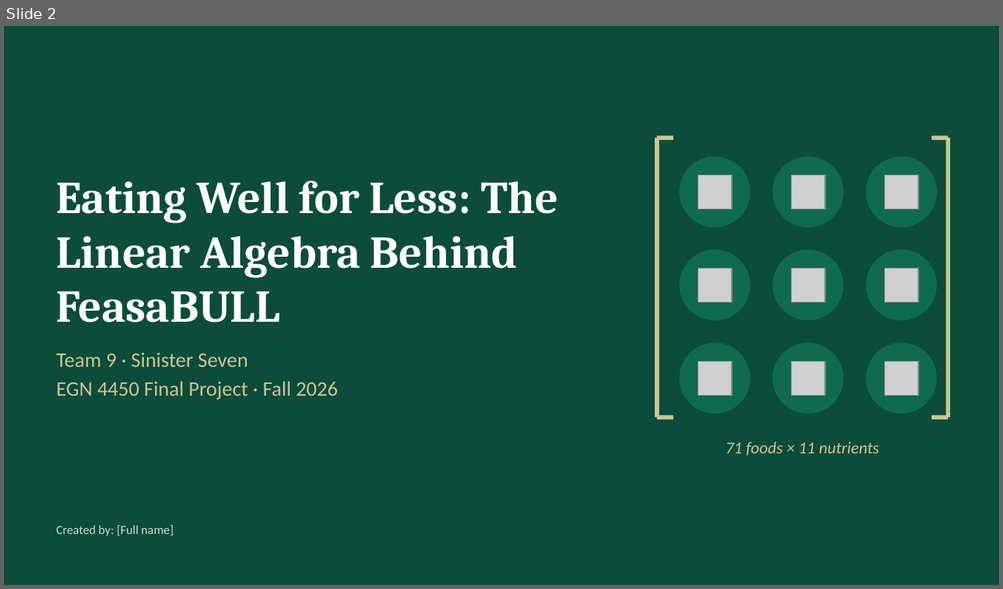
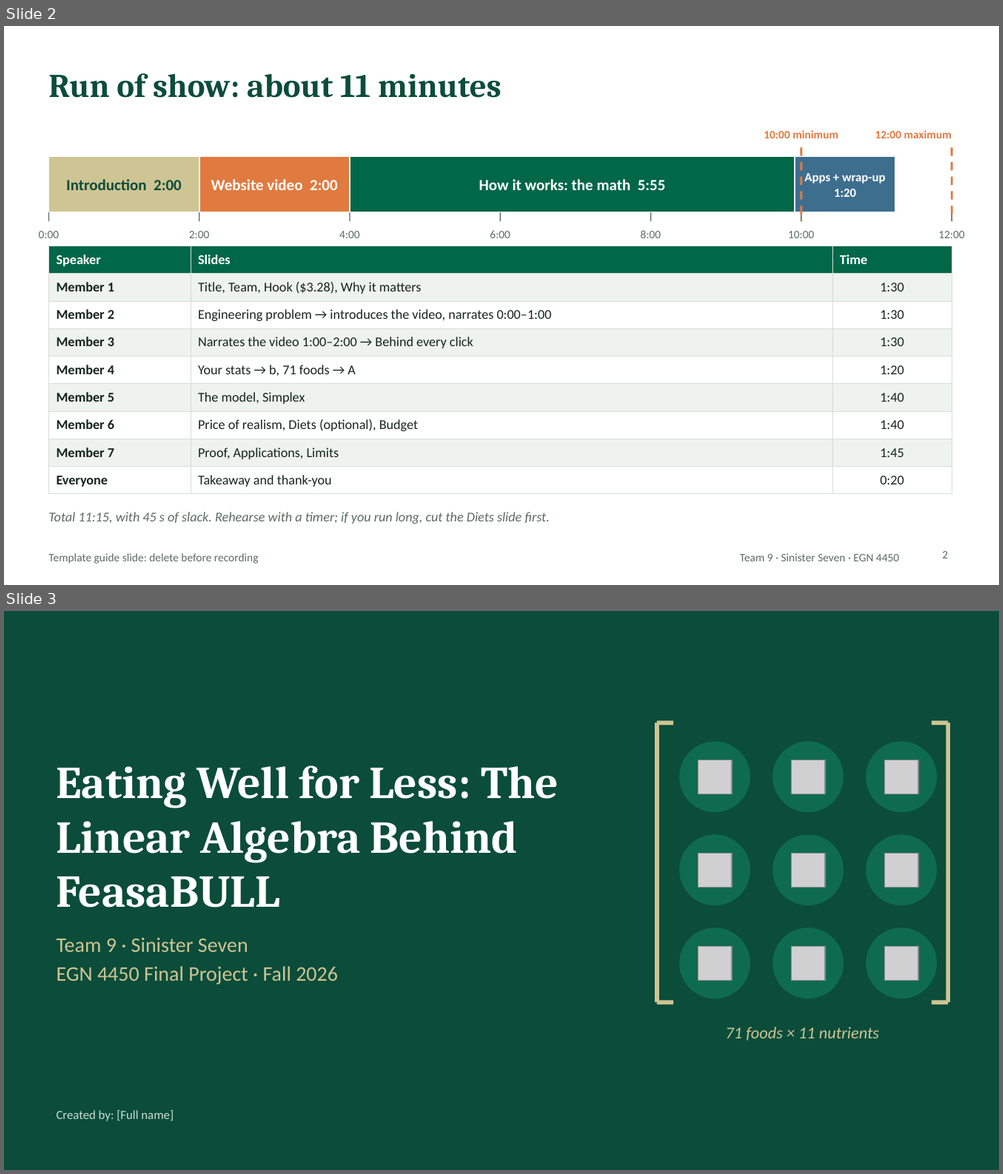
Before and after one commit to ekbaker58/feasabull-diet-optimizer, a slide deck: presentation/FeasaBULL_Final_Presentation_TEMPLATE.pptx. Shown one above the other, each under a label of ours: slide 2 before the commit, slides 2 and 3 after it. The pictures are 1003x589 and 1003x1174 pixels, drawn with LibreOffice and Linux fonts; fonts in the diff are those of the drawing; grey boxes stand for pictures. Boxes give left, top, right and bottom in pixels: in the first picture for what was removed or moved away, otherwise in the second. Text is boxed around its words. In the diff, an @@ line names an element or a change of style, - is before the commit and + after.

```diff
--- a/presentation/FeasaBULL_Final_Presentation_TEMPLATE.pptx
+++ b/presentation/FeasaBULL_Final_Presentation_TEMPLATE.pptx
@@ slide 2 added at (4,26,999,585), background #FFFFFF @@
@@ title added at (48,73,501,98), 32 pt, text #0B4D3A, bold @@
+Run of show: about 11 minutes
@@ text added at (763,130,838,138), 11 pt, text #E07A3F, bold @@
+10:00 minimum
@@ text added at (875,130,951,138), 11 pt, text #E07A3F, bold @@
+12:00 maximum
@@ rectangle added at (48,156,199,212), fill #CFC493, outline #FFFFFF 1.5 pt, 15 pt, text #0B4D3A, bold @@
+Introduction 2:00
@@ rectangle added at (199,156,350,212), fill #E07A3F, outline #FFFFFF 1.5 pt, 15 pt, text #FFFFFF, bold @@
+Website video 2:00
@@ rectangle added at (350,156,795,212), fill #006747, outline #FFFFFF 1.5 pt, 15 pt, text #FFFFFF, bold @@
+How it works: the math 5:55
@@ rectangle added at (795,156,895,212), fill #3E6E8E, outline #FFFFFF 1.5 pt, 12 pt, text #FFFFFF, bold @@
+Apps + wrap-up
+1:20
@@ line added from (801, 147) to (801, 221), #E07A3F 2 pt dashed @@
@@ line added from (951, 147) to (951, 221), #E07A3F 2 pt dashed @@
@@ line added from (48, 212) to (48, 221), #5B6B63 1 pt @@
@@ line added from (199, 212) to (199, 221), #5B6B63 1 pt @@
@@ line added from (350, 212) to (350, 221), #5B6B63 1 pt @@
@@ line added from (500, 212) to (500, 221), #5B6B63 1 pt @@
@@ line added from (651, 212) to (651, 221), #5B6B63 1 pt @@
@@ line added from (801, 212) to (801, 221), #5B6B63 1 pt @@
@@ line added from (951, 212) to (951, 221), #5B6B63 1 pt @@
@@ text added at (39,231,60,238), 11 pt, text #5B6B63 @@
+0:00
@@ table added at (48,246,951,490), 9 rows, 3 columns @@
+Speaker | Slides | Time
+Member 1 | Title, Team, Hook ($3.28), Why it matters | 1:30
+Member 2 | Engineering problem → introduces the video, narrates 0:00–1:00 | 1:30
+Member 3 | Narrates the video 1:00–2:00 → Behind every click | 1:30
+Member 4 | Your stats → b, 71 foods → A | 1:20
+Member 5 | The model, Simplex | 1:40
+Member 6 | Price of realism, Diets (optional), Budget | 1:40
+Member 7 | Proof, Applications, Limits | 1:45
+Everyone | Takeaway and thank-you | 0:20
@@ text added at (189,231,210,238), 11 pt, text #5B6B63 @@
+2:00
@@ text added at (339,231,360,238), 11 pt, text #5B6B63 @@
+4:00
@@ text added at (489,230,510,238), 11 pt, text #5B6B63 @@
+6:00
@@ text added at (640,230,661,238), 11 pt, text #5B6B63 @@
+8:00
@@ text added at (788,231,814,238), 11 pt, text #5B6B63 @@
+10:00
@@ text added at (938,231,964,238), 11 pt, text #5B6B63 @@
+12:00
@@ text added at (48,512,549,524), 13 pt, text #5B6B63, italic @@
+Total 11:15, with 45 s of slack. Rehearse with a timer; if you run long, cut the Diets slide first.
@@ text added at (48,554,259,564), 11 pt, text #5B6B63 @@
+Template guide slide: delete before recording
@@ text added at (740,554,899,562), 11 pt, text #5B6B63 @@
+Team 9 · Sinister Seven · EGN 4450
@@ page number added at (942,551,948,559), 11 pt, text #5B6B63 @@
+2
@@ what was slide 2 is now slide 3 @@
```
Also in this commit, not shown: 20 slides changed, 3 other slides added, 2 slides removed.
